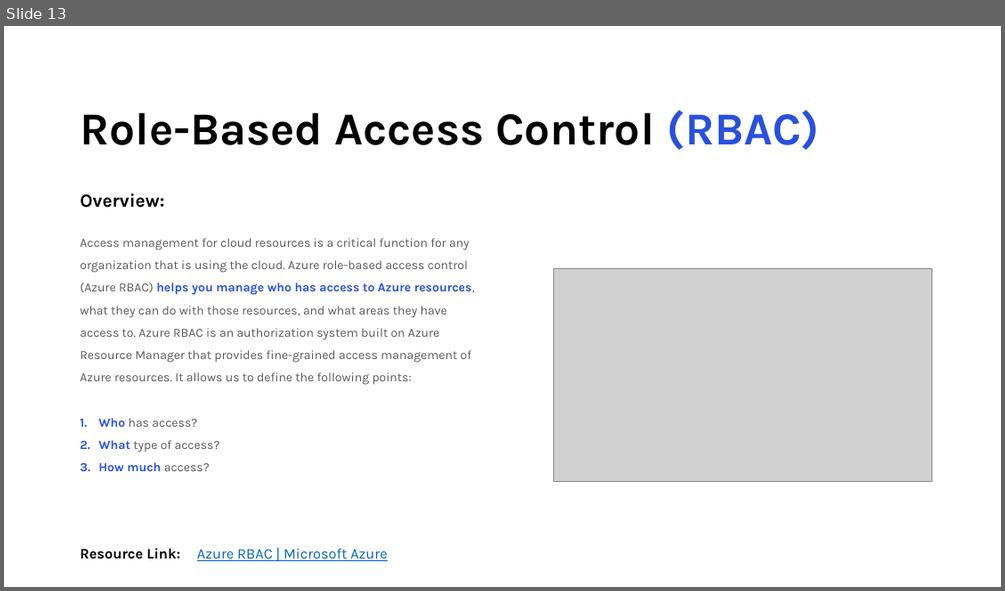
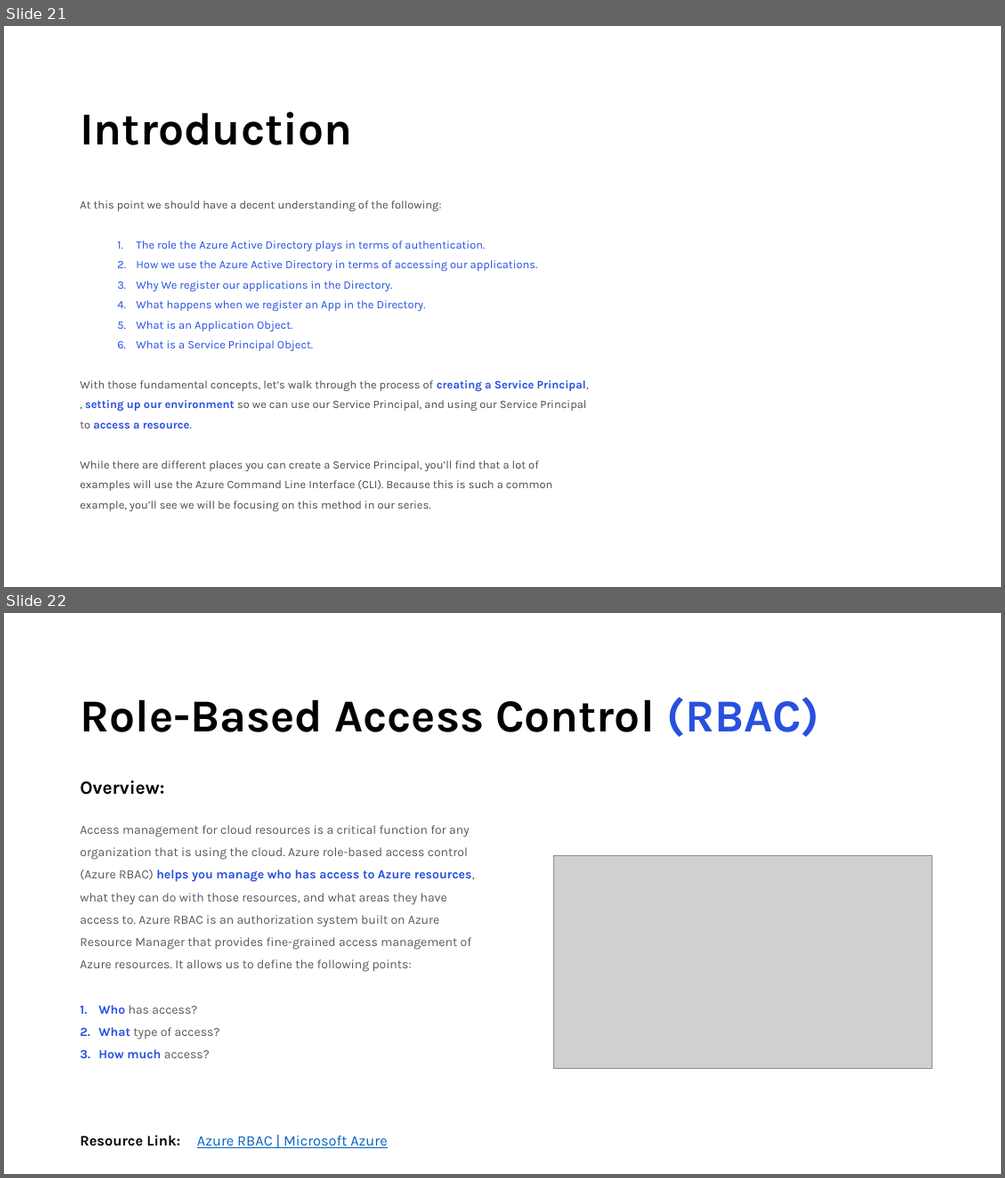
Before and after one commit to areed1192/azure-sql-data-project, a slide deck: samples/resources/Microsoft Azure.pptx. Shown one above the other, each under a label of ours: slide 13 before the commit, slides 21 and 22 after it. The pictures are 1005x591 and 1005x1178 pixels, drawn with LibreOffice and Linux fonts; fonts in the diff are those of the drawing; grey boxes stand for pictures. Boxes give left, top, right and bottom in pixels: in the first picture for what was removed or moved away, otherwise in the second. Text is boxed around its words. In the diff, an @@ line names an element or a change of style, - is before the commit and + after.

```diff
--- a/samples/resources/Microsoft Azure.pptx
+++ b/samples/resources/Microsoft Azure.pptx
@@ slide 21 added at (4, 26, 1001, 587), background #FFFFFF @@
@@ title added at (80, 111, 352, 145), 44 pt, text #000000, bold @@
+Introduction
@@ table added at (73, 188, 597, 523), 1 rows, 1 columns @@
+At this point we should have a decent understanding of the following: / The role the Azure Active Directory plays in terms of authentication. / How we use the Azure Active Directory in terms of accessing our applications. / Why We register our applications in the Directory. / What happens when we register an App in the Directory. / What is an Application Object. / What is a Service Principal Object. / With those fundamental concepts, let’s walk through the process of creating a Service Principal, , setting up our environment so we can use our Service Principal, and using our Service Principal to access a resource. / While there are different places you can create a Service Principal, you’ll find that a lot of examples will use the Azure Command Line Interface (CLI). Because this is such a common example, you’ll see we will be focusing on this method in our series.
@@ what was slide 13 is now slide 22 @@
```
Also in this commit, not shown: 1 slide changed, 12 other slides added, 7 other files.
